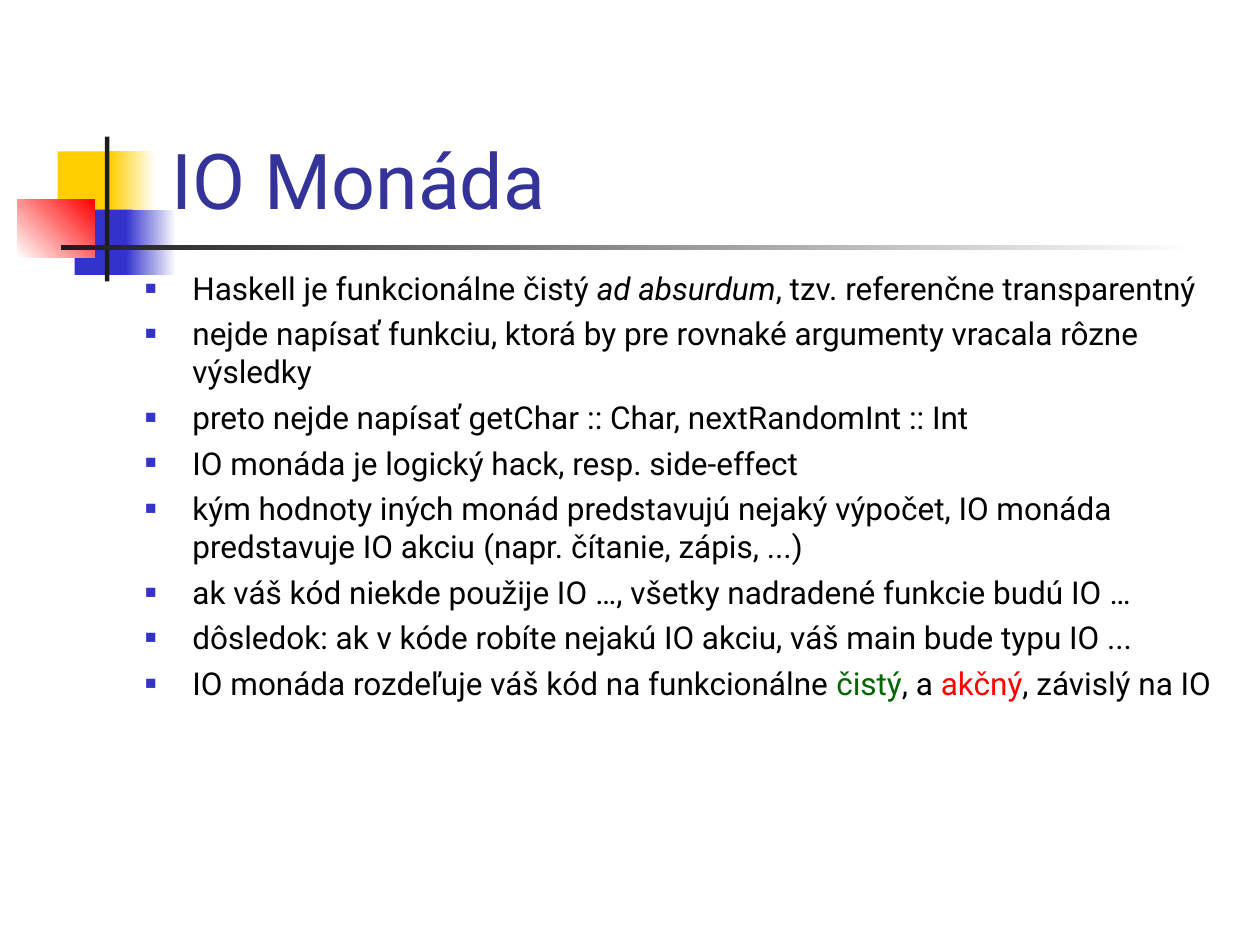
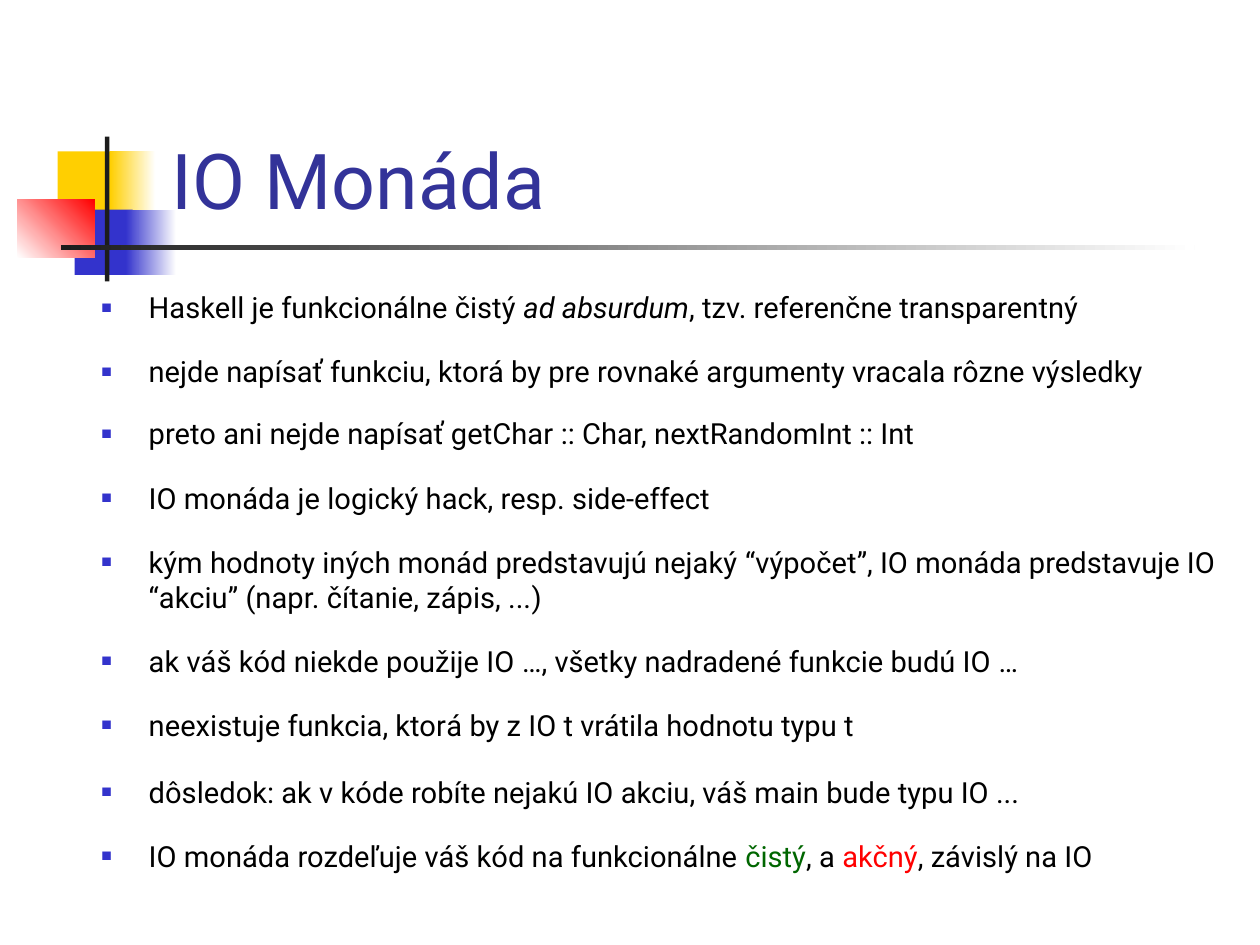
Before and after one commit to Funkcionalne/Prednasky, a slide deck: slide 21 of 12/12_fpro.ppt. Drawn at 1260x945 pixels with LibreOffice and Linux fonts; fonts in the diff are those of the drawing. Boxes give left, top, right and bottom in pixels: in the first picture for what was removed or moved away, otherwise in the second. Text is boxed around its words. In the diff, an @@ line names an element or a change of style, - is before the commit and + after.

```diff
--- a/12/12_fpro.ppt
+++ b/12/12_fpro.ppt
@@ text "Haskell je funkcionálne čistý ad ...": place and size @@
-text "Haskell je funkcionálne čistý ad ..." at box(192, 276, 1211, 702)
+text "Haskell je funkcionálne čistý ad ..." at box(149, 296, 1215, 874)
@@ text at box(149, 296, 1142, 874): size 18 to 16.6 pt in "Haskell je funkcionálne čistý ad absurdum, tzv. ...", "nejde napísať funkciu, ktorá by pre rovnaké ...", "IO monáda je logický hack, resp. side-effect", "ak váš kód niekde použije IO …, ..." and 2 more places @@
@@ text at box(149, 420, 914, 451): text changed; size 18 to 16.6 pt @@
-■ preto nejde napísať getChar :: Char, nextRandomInt :: Int
+■ preto ani nejde napísať getChar :: Char, nextRandomInt :: Int
@@ text at box(149, 551, 1215, 615): text changed; size 18 to 16.6 pt @@
-■ kým hodnoty iných monád predstavujú nejaký výpočet, IO monáda predstavuje IO akciu (napr. čítanie, zápis, ...)
+■ kým hodnoty iných monád predstavujú nejaký “výpočet”, IO monáda predstavuje IO “akciu” (napr. čítanie, zápis, ...)
@@ text at box(149, 714, 854, 743): paragraph added @@
+■ neexistuje funkcia, ktorá by z IO t vrátila hodnotu typu t
```
Also in this commit, not shown: 24 other slides changed, 1 slide added, 5 slides removed, 1 other file.
